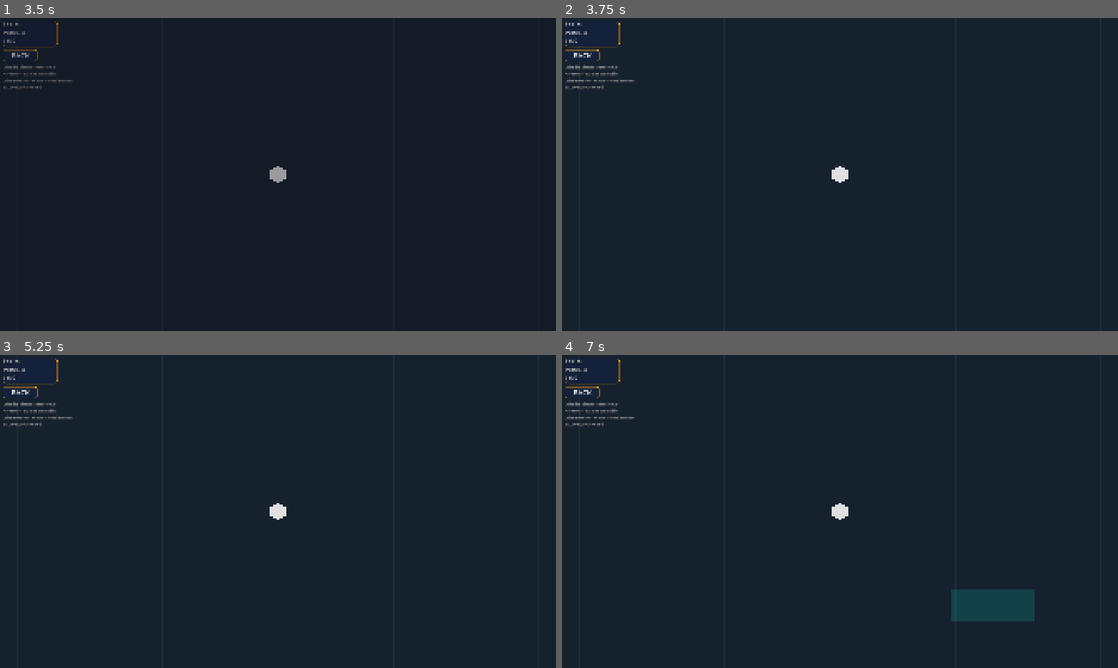
Above: before the commit, frames 1-4 (two rows, left to right).
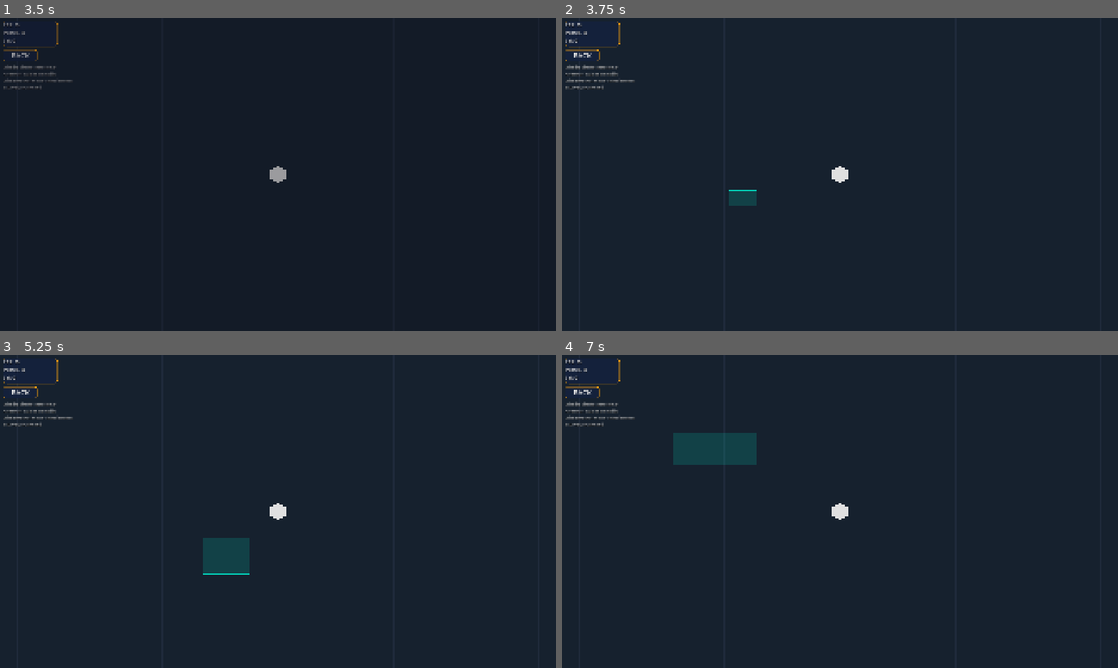
Above: after the commit, the same moments.

Repository: skapxd/honk-magic
Game: Godot game, scene res://scenes/debug/test_player.tscn
Same seed, same stepped clock (60 frames per second), same inputs: the game is played once before the commit and once after it. This scene is started directly instead of the project's main scene.
Inputs (mouse positions are in pixels of both pictures, inside the frame that each line leads up to):
- Up to frame 1 (3.5 s): tap Enter at 0.5 s; move the mouse to (400, 158) at 0.52 s; click (400, 158) at 0.67 s; click "BACK" at 1.25 s; click "Test Player" at 2 s; click "Test Player" at 2.75 s
- Up to frame 2 (3.75 s): drag from (728, 190) to (812, 237) at 3.52 s
- Up to frame 3 (5.25 s): move the mouse to (333, 442) at 4.27 s; click (333, 442) at 4.42 s; tap Space at 5 s; drag from (250, 574) to (111, 464) at 5.02 s
- Up to frame 4 (7 s): move the mouse to (1006, 558) at 5.77 s; click (1006, 558) at 5.92 s; tap Enter at 6.5 s; drag from (673, 464) to (756, 433) at 6.52 s

Frame 1 is identical in both runs. In frame 2, 0.3% of the frame differs, in the area x 30-35%, y 54-60%; in frame 3, 1.0%; in frame 4, 3.1%, in the area x 20-85%, y 24-86%.

Commit message:
fix: corregir coordenadas de la caja de selección
La caja de selección se dibujaba en posición incorrecta porque
usaba coordenadas de pantalla en lugar de coordenadas del mundo.

🤖 Generated with [Claude Code](https://claude.com/claude-code)

Co-Authored-By: Claude Opus 4.5 <noreply@anthropic.com>

Diff:
--- a/scripts/core/selection_manager.gd
+++ b/scripts/core/selection_manager.gd
@@ -67,14 +67,24 @@
 
 func _draw() -> void:
 	if _dragging:
-		var rect := _get_selection_rect()
+		# Convertir coordenadas de pantalla a mundo para dibujar
+		var world_start := _screen_to_world(_start_pos)
+		var world_end := _screen_to_world(_end_pos)
+		var rect := _get_rect_from_points(world_start, world_end)
 		draw_rect(rect, box_fill_color)
 		draw_rect(rect, box_border_color, false, 2.0)
 
 
 func _get_selection_rect() -> Rect2:
+	# Esta función usa coordenadas de pantalla para la lógica de selección
 	var top_left := Vector2(min(_start_pos.x, _end_pos.x), min(_start_pos.y, _end_pos.y))
 	var size := (_end_pos - _start_pos).abs()
+	return Rect2(top_left, size)
+
+
+func _get_rect_from_points(p1: Vector2, p2: Vector2) -> Rect2:
+	var top_left := Vector2(min(p1.x, p2.x), min(p1.y, p2.y))
+	var size := (p2 - p1).abs()
 	return Rect2(top_left, size)
 
 
